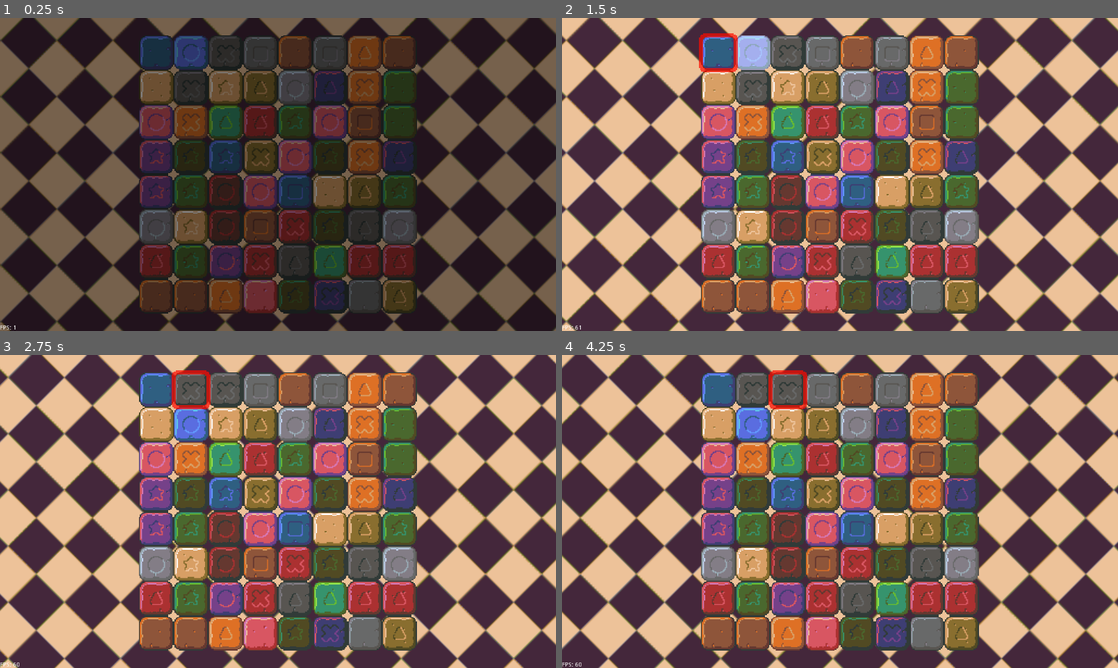
Above: before the commit, frames 1-4 (two rows, left to right).
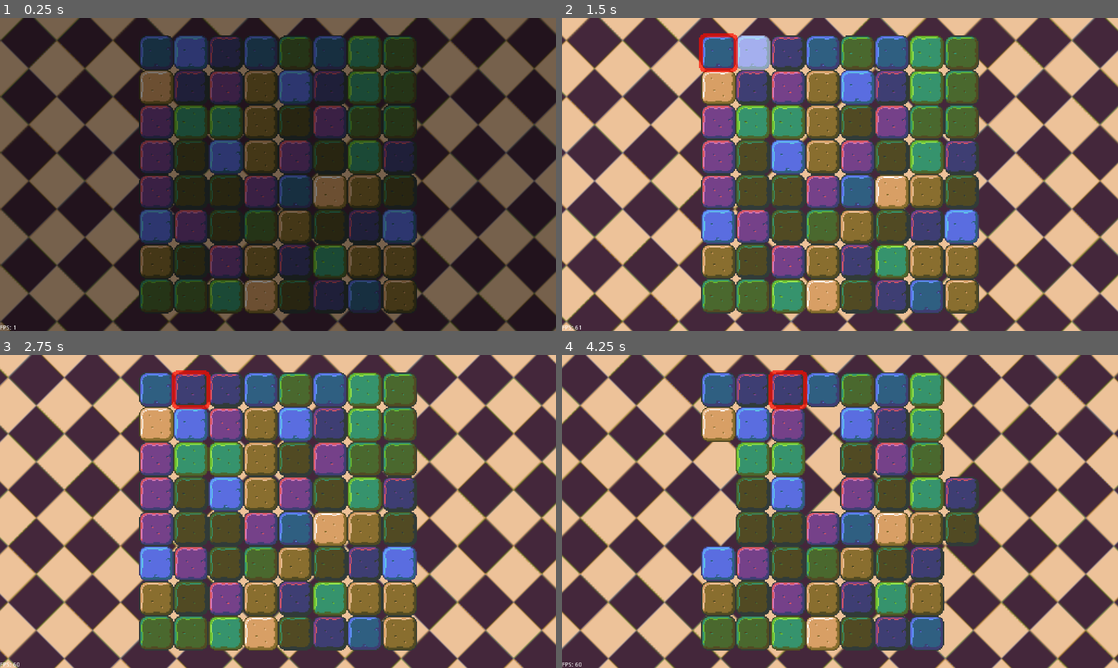
Above: after the commit, the same moments.

Repository: MzaxnaV/GodotGames
Game: Godot game, scene res://scenes/Main.tscn
Same seed, same stepped clock (60 frames per second), same inputs: the game is played once before the commit and once after it.
Inputs:
- Up to frame 1 (0.25 s): no input
- Up to frame 2 (1.5 s): tap Enter (ui_accept) at 0.5, 0.6, 0.77, 1.07, 1.35 s; hold Right (ui_right) 0.53-1.28 s; hold Down (ui_down) from 1.28 s (still down)
- Up to frame 3 (2.75 s): tap Enter (ui_accept) at 1.52, 1.82, 2.1 s; release Down (ui_down) at 2.03 s; hold Right (ui_right) from 2.03 s (still down)
- Up to frame 4 (4.25 s): release Right (ui_right) at 2.78 s; hold Up (ui_up) 2.78-3.53 s; tap Enter (ui_accept) at 2.85, 3.02, 3.32, 3.6, 3.77, 4.07 s; hold Left (ui_left) from 3.53 s (still down); tap A (debug_a, bound only after the commit) at 4.15 s

The runs differ from the first frame. In frame 1, 19% of the frame differs, in the area x 25-75%, y 5-95%; in frame 2, 24%; in frame 3, 24%; in frame 4, 28%.

Commit message:
find matches

Diff:
--- a/project.godot
+++ b/project.godot
@@ -31,6 +31,10 @@
 , Object(InputEventJoypadButton,"resource_local_to_scene":false,"resource_name":"","device":0,"button_index":0,"pressure":0.0,"pressed":false,"script":null)
 , Object(InputEventMouseButton,"resource_local_to_scene":false,"resource_name":"","device":0,"alt":false,"shift":false, …(202 unchanged characters)…
  ]
+debug_a=[ Object(InputEventKey,"resource_local_to_scene":false,"resource_name":"","device":0,"alt":false,"shift":false,"control":false,"meta":false,"command":false,"pressed":false,"scancode":65,"unicode":0,"echo":false,"script":null)
+ ]
+debug_b=[ Object(InputEventKey,"resource_local_to_scene":false,"resource_name":"","device":0,"alt":false,"shift":false,"control":false,"meta":false,"command":false,"pressed":false,"scancode":66,"unicode":0,"echo":false,"script":null)
+ ]
 
 [rendering]
 
--- a/scenes/Game.tscn
+++ b/scenes/Game.tscn
@@ -8,7 +8,6 @@
 [ext_resource path="res://scripts/ParallaxBackground.gd" type="Script" id=6]
 [ext_resource path="res://graphics/background.png" type="Texture" id=7]
 [ext_resource path="res://scripts/tools/BOUNDARY.gd" type="Script" id=8]
-[ext_resource path="res://graphics/match3.png" type="Texture" id=9]
 
 [sub_resource type="Gradient" id=1]
 
@@ -106,21 +105,3 @@
 [node name="DEBUG" type="Node2D" parent="." index="5"]
 
 script = ExtResource( 8 )
-
-[node name="match3" type="Sprite" parent="DEBUG" index="0"]
-
-editor/display_folded = true
-visible = false
-position = Vector2( 0, 289 )
-texture = ExtResource( 9 )
-centered = false
-_sections_unfolded = [ "Offset", "Transform" ]
-
-[node name="Tween" type="Tween" parent="DEBUG/match3" index="0"]
-
-repeat = false
-playback_process_mode = 1
-playback_speed = 1.0
-playback/active = false
-playback/repeat = false
-playback/speed = 1.0
--- a/scenes/Tile.tscn
+++ b/scenes/Tile.tscn
@@ -3,7 +3,7 @@
 [ext_resource path="res://graphics/match3.png" type="Texture" id=1]
 [ext_resource path="res://scripts/Tile.gd" type="Script" id=2]
 
-[node name="Tile" type="Sprite"]
+[node name="Tile" type="Sprite" index="0"]
 
 texture = ExtResource( 1 )
 centered = false
--- a/scripts/Board.gd
+++ b/scripts/Board.gd
@@ -3,6 +3,7 @@
 var size = 8
 
 var tiles = []
+var matches = []
 
 var Tile = preload('res://scenes/Tile.tscn')
 
@@ -11,17 +12,23 @@
 	for y in range(size):
 		for x in range(size):
 			var tile = Tile.instance()
-			tile.init(randi() % 108)
-			tile.position = Vector2(x * 32, y * 32)
-			add_child(tile)
+			tile.init(Vector2(x * 32, y * 32), 1 + randi() % 9, 1)
 			tiles.append(tile)
+
+#	while calculate_matches():
+#		tiles = []
+#		print(matches)
+#		generate_board()
+
+	for tile in tiles:
+		add_child(tile)
 
 func highlight(pos):
 	$Highlight.show()
 	$Highlight.position = pos
 
 func get_tile(x, y):
-	print(x, y, tiles[x + y * 8].position)
+	print(tiles[x + y * 8].position)
 	return tiles[x + y * 8]
 
 func select(pos):
@@ -37,12 +44,67 @@
 	var pos2 = $Select.position
 	var temp = tiles[pos1.x/32 + 8*pos1.y/32]
 
-	#swap objects indices
+	# swap objects indices
 	tiles[pos1.x/32 + 8*pos1.y/32] = tiles[pos2.x/32 + 8*pos2.y/32]
 	tiles[pos2.x/32 + 8*pos2.y/32] = temp
 
-	#fix their positions
+	# fix their positions
 	$Tween.interpolate_property(tiles[pos1.x/32 + 8*pos1.y/32], 'position', pos2, pos1, 0.3, Tween.TRANS_EXPO, Tween.EASE_OUT)
 	$Tween.interpolate_property(tiles[pos2.x/32 + 8*pos2.y/32], 'position', pos1, pos2, 0.3, Tween.TRANS_EXPO, Tween.EASE_OUT)
 	$Tween.interpolate_property($Highlight, 'position', pos1, pos2, 0.3, Tween.TRANS_EXPO, Tween.EASE_OUT)
 	$Tween.start()
+
+func calculate_matches():
+	var matches = []
+	var match_num = 1
+
+	# horizontal matches
+	for y in range(size):
+		var colour_to_match = tiles[8 * y].colour
+		match_num = 1
+
+		for x in range(1, size):
+			var index = x + 8 * y
+			if tiles[index].colour == colour_to_match:
+				match_num += 1
+			else:
+				colour_to_match = tiles[index].colour
+
+				if match_num >= 3:
+					for i in range(1, match_num + 1):
+						matches.append(tiles[index - i])
+
+				if x >= 7:
+					break
+				match_num = 1
+
+		if match_num >= 3:
+			for i in range(match_num):
+				matches.append(tiles[7 - i + y * 8])
+
+	# vertical matches
+	for x in range(size):
+		var colour_to_match = tiles[x].colour
+		match_num = 1
+
+		for y in range(1, size):
+			var index = x + 8 * y
+			if tiles[index].colour == colour_to_match:
+				match_num += 1
+			else:
+				colour_to_match = tiles[index].colour
+
+				if match_num >= 3:
+					for i in range(1, match_num + 1):
+						matches.append(tiles[index - i * 8])
+
+				if x >= 7:
+					break
+				match_num = 1
+
+		if match_num >= 3:
+			for i in range(match_num):
+				matches.append(tiles[x + (7 - i) * 8])
+
+	self.matches = matches
+	return matches.size() > 0
--- a/scripts/Tile.gd
+++ b/scripts/Tile.gd
@@ -1,17 +1,20 @@
 extends Sprite
 
-var tier = null
+var colour = null
+var variation = null
 
-func init(tier):
-	self.tier = tier
+func init(pos, col, v):
+	position = pos
+	colour = col
+	variation = v
 	var x = 0
 	var y = 0
-	if tier > 53:
-		tier -= 53
+	if colour > 9:
+		colour -= 9
 		x += 5
 
-	y = tier % 9
-	x += tier % 6
+	y = (colour - 1)
+	x += (variation - 1)
 
 	set_region_rect(Rect2(x * 32, y * 32, 32, 32))
 
--- a/scripts/fsm/states/PlayState.gd
+++ b/scripts/fsm/states/PlayState.gd
@@ -39,9 +39,18 @@
 			highlighted = true
 			board.highlight(selected_tile.position)
 		else:
-			if !allow_swap:
+			if allow_swap:
+				board.swap()
+			else:
 				board.select(selected_tile.position)
-			else:
-				board.swap()
 
 			allow_swap = !allow_swap
+
+	if event.is_action_released("debug_a"):
+		if board.calculate_matches():
+			for tile in board.matches:
+				tile.hide()
+	elif event.is_action_released("debug_b"):
+		if board.calculate_matches():
+			for tile in board.matches:
+				tile.show()
Not shown: 1 places in scenes/Game.tscn that only renumber resources
